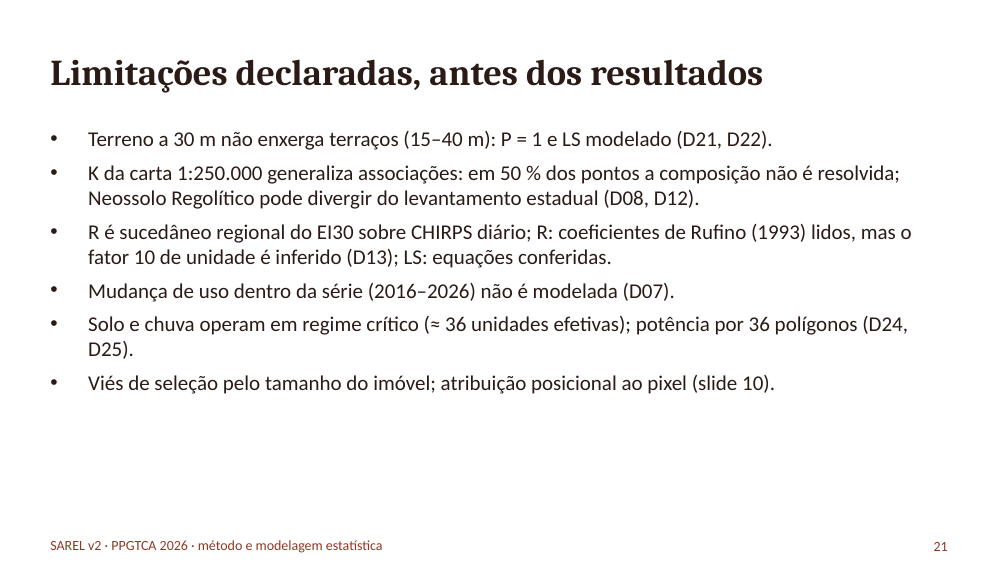
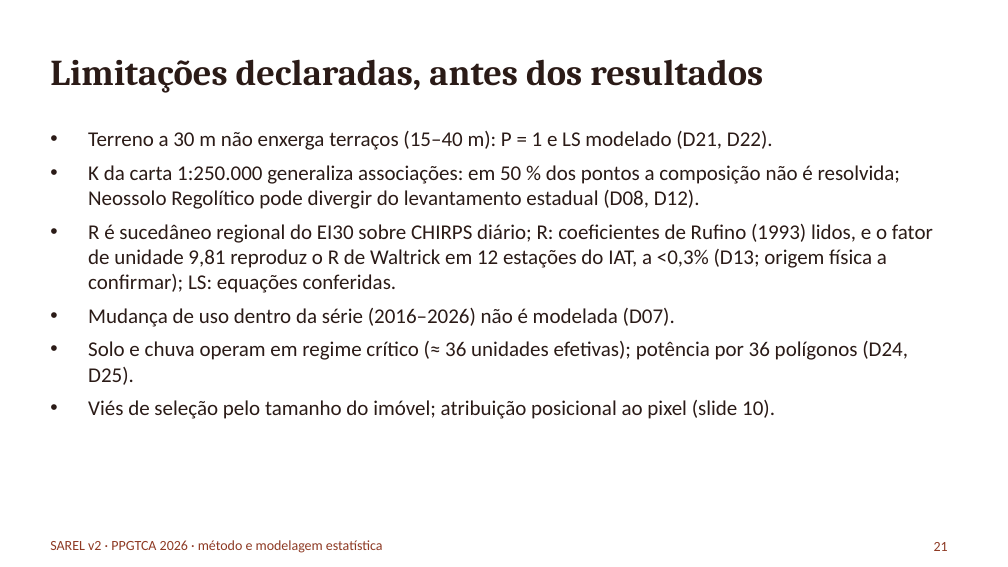
Before and after one commit to RedZardoz/localizador-erosao-v02, a slide deck: slide 21 of docs/Apresentacao_Pesquisa_SAREL_2026-10-06.pptx. Drawn at 1008x567 pixels with LibreOffice and Linux fonts; fonts in the diff are those of the drawing. Boxes give left, top, right and bottom in pixels: in the first picture for what was removed or moved away, otherwise in the second. Text is boxed around its words. In the diff, an @@ line names an element or a change of style, - is before the commit and + after.

```diff
--- a/docs/Apresentacao_Pesquisa_SAREL_2026-10-06.pptx
+++ b/docs/Apresentacao_Pesquisa_SAREL_2026-10-06.pptx
@@ text at (x1=88, y1=224, x2=933, y2=293): text changed @@
-• R é sucedâneo regional do EI30 sobre CHIRPS diário; R: coeficientes de Rufino (1993) lidos, mas o fator 10 de unidade é inferido (D13); LS: equações conferidas.
+• R é sucedâneo regional do EI30 sobre CHIRPS diário; R: coeficientes de Rufino (1993) lidos, e o fator de unidade 9,81 reproduz o R de Waltrick em 12 estações do IAT, a <0,3% (D13; origem física a confirmar); LS: equações conferidas.
```
Also in this commit, not shown: 1 other slide changed, 1 other file.
